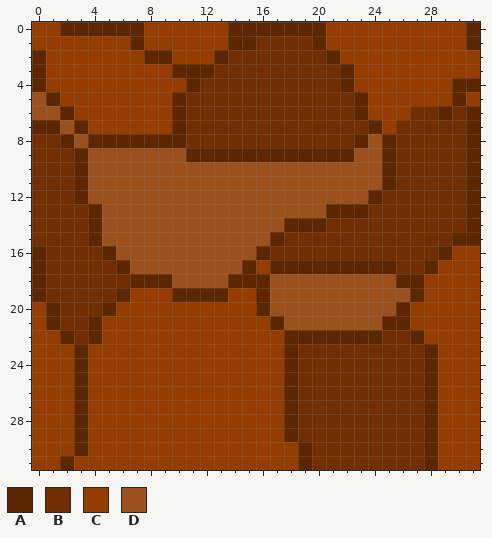
Edited in one commit: pixel-art sprite (GM/assets/resources/Texture/tile/tile006.png). The picture above is the old version.
The file is 32x32 pixels.
Palette (. is transparent): A #5c2600  B #712e00  C #953d00  D #9c501c
Pixels before, first column x 0:
 0 CCAAAAAACCCCCCAAAAAAACCCCCCCCCCA
 1 CCCCCCCACCCCCCAABBBBACCCCCCCCCCA
 2 ACCCCCCCAACCCABBBBBBBACCCCCCCCCC
 3 ACCCCCCCCCAAABBBBBBBBBACCCCCCCCC
 4 ACCCCCCCCCCABBBBBBBBBBACCCCCCCAA
 5 DACCCCCCCCABBBBBBBBBBBBACCCCCCAC
 6 DDACCCCCCCABBBBBBBBBBBBACCCBBABA
 7 AADACCCCCCABBBBBBBBBBBBBACBBBBBA
 8 BBADAAAAAAABBBBBBBBBBBBADABBBBBA
 9 BBBADDDDDDDAAAAAAAAAAAADDABBBBBA
10 BBBADDDDDDDDDDDDDDDDDDDDDABBBBBA
11 BBBADDDDDDDDDDDDDDDDDDDDDABBBBBA
12 BBBADDDDDDDDDDDDDDDDDDDDABBBBBBA
13 BBBBADDDDDDDDDDDDDDDDAAABBBBBBBA
14 BBBBADDDDDDDDDDDDDAAABBBBBBBBBBA
15 BBBBADDDDDDDDDDDDABBBBBBBBBBBBAA
16 ABBBBADDDDDDDDDDABBBBBBBBBBBBACC
17 ABBBBBADDDDDDDDACAAAAAAAAABBACCC
18 ABBBBBBAAADDDDAAADDDDDDDDDAACCCC
19 ABBBBBACCCAAAACCADDDDDDDDDDACCCC
20 CABBBACCCCCCCCCCADDDDDDDDDACCCCC
21 CABBACCCCCCCCCCCCADDDDDDDAACCCCC
22 CCABACCCCCCCCCCCCCAAAAAAABBACCCC
23 CCCACCCCCCCCCCCCCCABBBBBBBBBACCC
24 CCCACCCCCCCCCCCCCCABBBBBBBBBACCC
25 CCCACCCCCCCCCCCCCCABBBBBBBBBACCC
26 CCCACCCCCCCCCCCCCCABBBBBBBBBACCC
27 CCCACCCCCCCCCCCCCCABBBBBBBBBACCC
28 CCCACCCCCCCCCCCCCCABBBBBBBBBACCC
29 CCCACCCCCCCCCCCCCCABBBBBBBBBACCC
30 CCCACCCCCCCCCCCCCCCABBBBBBBBACCC
31 CCACCCCCCCCCCCCCCCCABBBBBBBBACCC
Now the later version:
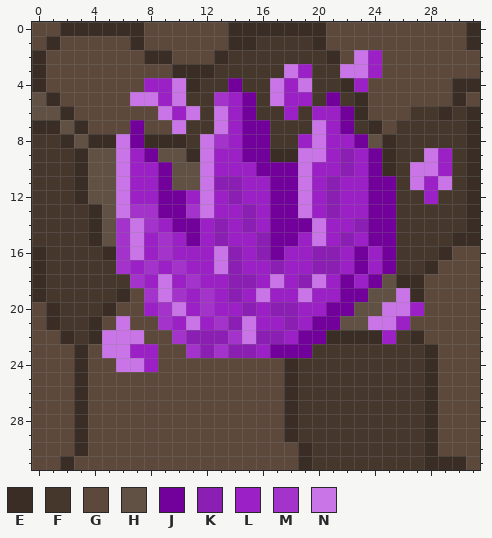
Colours new in this view: E #392d25  F #46372d  G #5c493b  H #615044  J #72009b  K #8c1fb3  L #9b21c7  M #a333cb  N #c975e7
The edit:
Changed rows in their new state; - is an unchanged pixel.
first column x 0:
 0 GGEEEEEEGGGGGGEEEEEEEGGGGGGGGGGE
 1 GEGGGGGEGGGGGGEEFFFFEGGGGGGGGGGE
 2 EGGGGGGGEEGGGEFFFFFFFEGNLGGGGGGG
 3 EGGGGGGGGGEEEFFFFFNLFFNNLGGGGGGG
 4 EGGGGGGGLLNEFFJFFNLNFFELGGGGGGEE
 5 HEGGGGGNNLNFFMLJFNLLFJFEGGGGGGEG
 6 HHEGGGGGGNLNFNLJFFLFLLJEGGGFFEFE
 7 EEHEGGGJGGNFFNLJJFFFNLJFEGFFFFFE
 8 FFEHEENJEEEFNMLJJFFLNLLJHEFFFFFE
 9 FFFEHHNLJHHENLLJJEENNLKLJEFFNLFE
10 FFFEHHNLLJHHNLLLJJJNLLKLJEFNNLFE
11 FFFEHHNLLJHHNKKLLJJNLKLLJJFNLNFE
12 FFFEHHNLLJJLNLKLLJJNLKLLJJFFLFFE
13 FFFFEHNMMJJMNLLKLJJNLKLLJJFFFFFE
14 FFFFEHMNMLJJLKLKLJJJNLLKJJFFFFFE
15 FFFFEHMNLMLJLKLLKJJLNLKLJJFFFFEE
16 EFFFFEMNLMLLLNKLKJLLKKLJLJFFFEGG
17 EFFFFFMLMLMLLNKLLKLLKKLJLJFFEGGG
18 EFFFFFFMLNLMLLKKLNLKNLJLJHEEGGGG
19 EFFFFFEGMNMLMLKLNLLNLLJJHHNEGGGG
20 GEFFFEGGLMNLMLLKLKKLLJJHHNNLGGGG
21 GEFFEGNGGMLNLMKNLLKLJJHHNNLGGGGG
22 GGEFENNNGGMKKKMNKKLJJEEEELFEGGGG
23 GGGEGNNLLGGMKMKKLJJJFFFFFFFFEGGG
24 GGGEGGNNLGGGGGGGGGEFFFFFFFFFEGGG
25 GGGEGGGGGGGGGGGGGGEFFFFFFFFFEGGG
26 GGGEGGGGGGGGGGGGGGEFFFFFFFFFEGGG
27 GGGEGGGGGGGGGGGGGGEFFFFFFFFFEGGG
28 GGGEGGGGGGGGGGGGGGEFFFFFFFFFEGGG
29 GGGEGGGGGGGGGGGGGGEFFFFFFFFFEGGG
30 GGGEGGGGGGGGGGGGGGGEFFFFFFFFEGGG
31 GGEGGGGGGGGGGGGGGGGEFFFFFFFFEEEG
Boxes around the changes in both pictures, in picture pixels (x1, y1, x2, y2):
changed: (32, 22, 480, 470)
